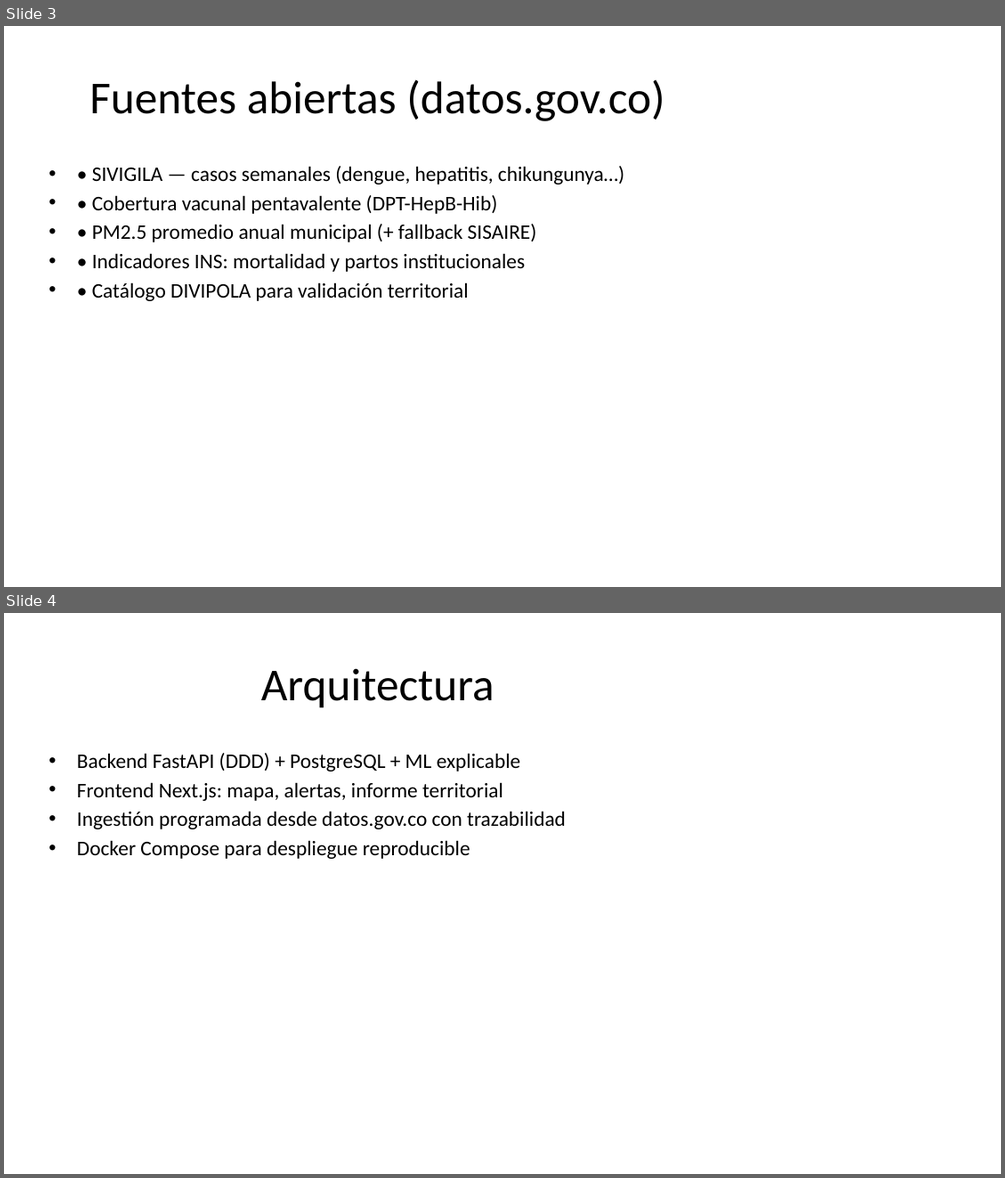
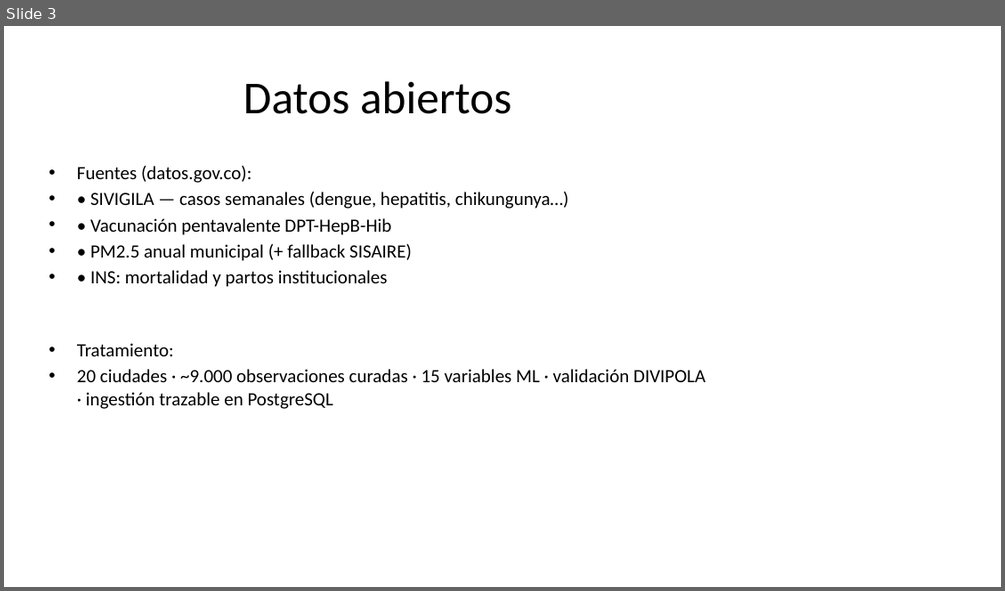
Before and after one commit to luisrapalino/concurso-datos-abiertos-colombia-2026, a slide deck: RECURSOS/Presentacion.pptx. Shown one above the other, each under a label of ours: slides 3 and 4 before the commit, slide 3 after it. The pictures are 1005x1178 and 1005x591 pixels, drawn with LibreOffice and Linux fonts; fonts in the diff are those of the drawing. Boxes give left, top, right and bottom in pixels: in the first picture for what was removed or moved away, otherwise in the second. Text is boxed around its words. In the diff, an @@ line names an element or a change of style, - is before the commit and + after.

```diff
--- a/RECURSOS/Presentacion.pptx
+++ b/RECURSOS/Presentacion.pptx
@@ slide 4 removed at [4, 613, 1001, 1174], background #FFFFFF @@
@@ title removed at [261, 668, 494, 708] @@
-Arquitectura
@@ text removed at [77, 753, 566, 859] @@
-• Backend FastAPI (DDD) + PostgreSQL + ML explicable
-• Frontend Next.js: mapa, alertas, informe territorial
-• Ingestión programada desde datos.gov.co con trazabilidad
-• Docker Compose para despliegue reproducible
@@ slide 3 changed as well @@
@@ title at [243, 81, 511, 114]: text changed @@
-Fuentes abiertas (datos.gov.co)
+Datos abiertos
@@ text at [77, 166, 251, 183]: paragraph added @@
+• Fuentes (datos.gov.co):
@@ text at [90, 192, 569, 208]: size 20 to 18 pt in "• SIVIGILA — casos semanales (dengue, hepatitis, ..." @@
@@ text at [77, 218, 705, 409]: text changed; size 20 to 18 pt @@
-• • Cobertura vacunal pentavalente (DPT-HepB-Hib)
-• • PM2.5 promedio anual municipal (+ fallback SISAIRE)
-• • Indicadores INS: mortalidad y partos institucionales
-• • Catálogo DIVIPOLA para validación territorial
+• • Vacunación pentavalente DPT-HepB-Hib
+• • PM2.5 anual municipal (+ fallback SISAIRE)
+• • INS: mortalidad y partos institucionales
+• Tratamiento:
+• 20 ciudades · ~9.000 observaciones curadas · 15 variables ML · validación DIVIPOLA · ingestión trazable en PostgreSQL
```
Also in this commit, not shown: 4 other slides changed, 3 slides added, 2 other slides removed, 3 other files.
